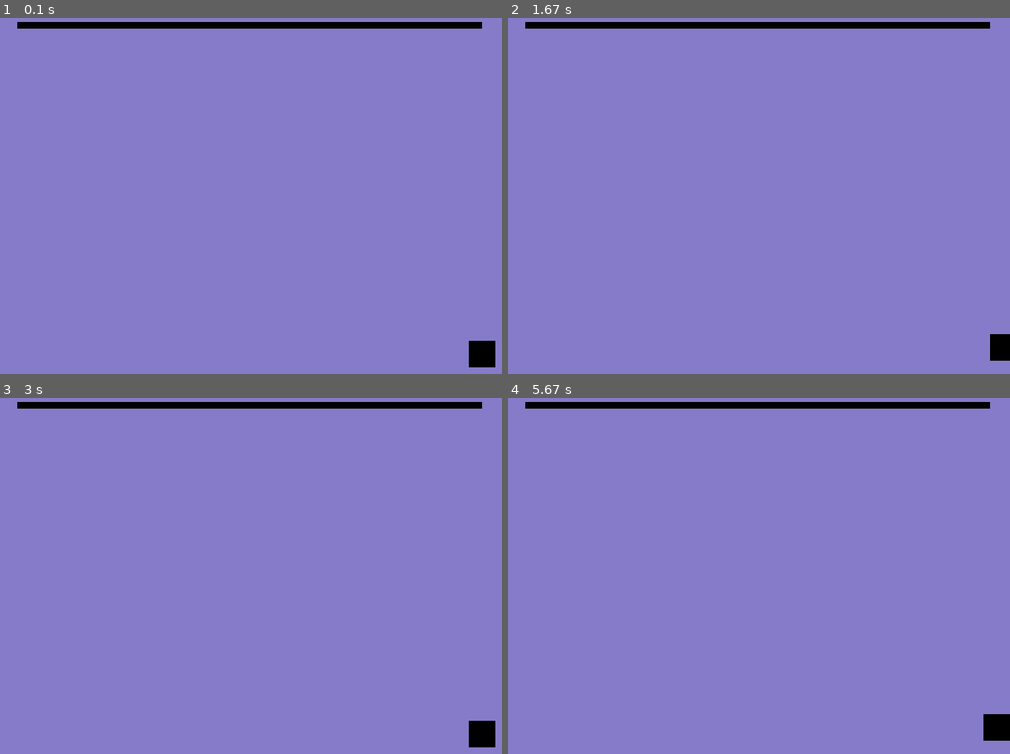
Above: before the commit, frames 1-4 (two rows, left to right).
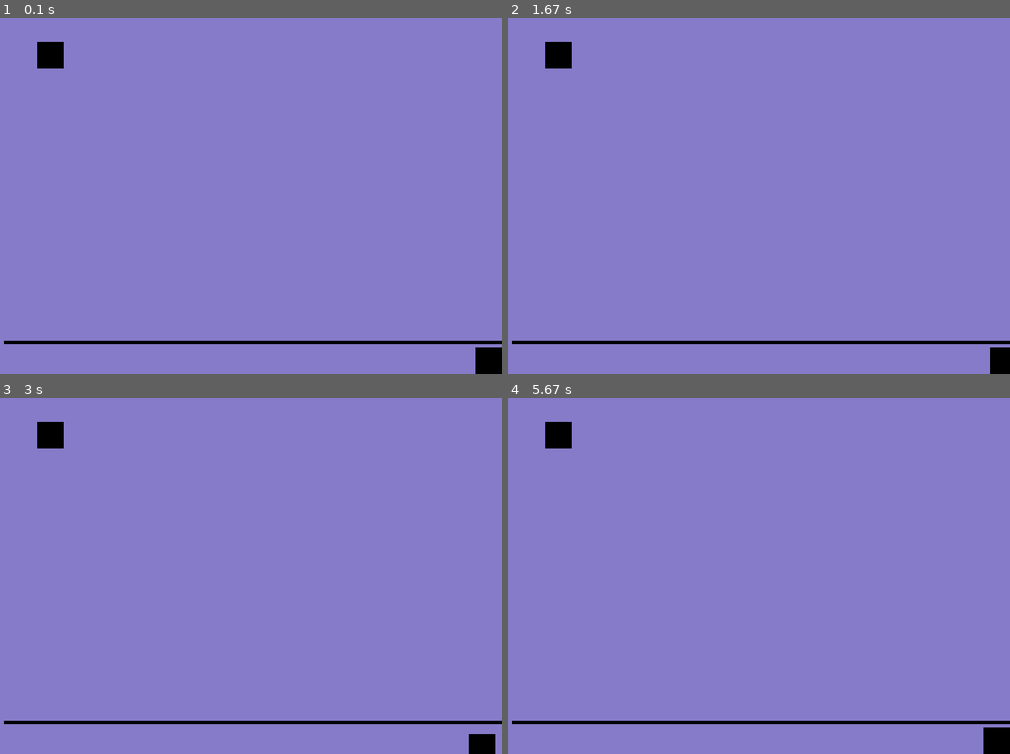
Above: after the commit, the same moments.

Repository: lachlanin4/CapstoneProject3-maze
Game: pygame game, started from MazeGame/gameEngine.py
Two runs of this game, one before a commit and one after it. Both use one fixed random seed, a clock stepped at 60 frames per second and the inputs below.
Inputs:
- Up to frame 1 (0.1 s): no input
- Up to frame 2 (1.67 s): hold Right 0.33-0.8 s; hold Up 0.83-1.13 s; hold Right 1.17-1.63 s
- Up to frame 3 (3 s): hold Left 1.67-2.2 s; hold Down 2.23-2.53 s; hold Left 2.57-2.97 s
- Up to frame 4 (5.67 s): hold Up 3-3.37 s; hold Right 3.4-4.03 s; hold Down 4.07-4.43 s; hold Left 4.47-4.93 s; hold Right 4.97-5.43 s; hold Up from 5.47 s (still down)

The runs differ from the first frame. In frame 1, 3.3% of the frame differs, in the area x 0-100%, y 1-100%; in frame 2, 3.3%; in frame 3, 3.2%; in frame 4, 3.3%.

Commit message:
Added an exit

Diff:
--- a/MazeGame/gameEngine.py
+++ b/MazeGame/gameEngine.py
@@ -16,7 +16,7 @@
     QUIT,
 )
 
-from gameEntity import Game_Entity, Player, Wall,Exit, all_entities_group, walls_group
+from gameEntity import Game_Entity, Player, Wall,Exit, all_entities_group, walls_group,Maze,exit_group
 
 class Game_Engine:
     pass
@@ -29,8 +29,8 @@
 screen=pygame.display.set_mode((SCREEN_WIDTH,SCREEN_HEIGHT))
 screen.fill((133,123,200)) #Fill the screen first because it will fill over everything else
 
-PLAYER_X =750
-PLAYER_Y=550
+PLAYER_X =760
+PLAYER_Y=560
 PLAYER_HEIGHT = 40
 PLAYER_WIDTH= 40
 
@@ -55,9 +55,9 @@
 
     screen.fill((133,123,200))
     player.draw_player()
-    #pygame.draw.rect(screen,PINK,(PLAYER_X,PLAYER_Y,PLAYER_WIDTH,PLAYER_HEIGHT))
-    #pygame.draw.rect(screen,PINK,(70,70,80,10))
-    Wall(70,70,700,10).add_wall() #Need to put this into maze class somehow
+    Exit().add_exit()
+    Maze(SCREEN_WIDTH,SCREEN_HEIGHT).add_maze1()
+    #Wall(70,70,700,10).add_wall() #Need to put this into maze class somehow
     #Game_Entity.draw_entities()
     #Keep player on screen
     # if Player(PLAYER_X,PLAYER_Y,40,40).draw_player().left < 0: #get this working with the stuff we've got now
@@ -70,7 +70,11 @@
     #     player.rect.bottom = SCREEN_HEIGHT
     pygame.display.update()
     if pygame.sprite.spritecollideany(player,walls_group): #After moving checks if player and walls have collided and if so ends games
-        print("You have lost")
+        print("You hit a wall! You have lost")
         player.kill()
         print("RIP")
-        running=False
+        #running=False
+        player.y=560
+        player.x=760
+    if pygame.sprite.spritecollideany(player,exit_group):
+        print("You have won!")
--- a/MazeGame/gameEntity.py
+++ b/MazeGame/gameEntity.py
@@ -87,11 +87,28 @@
 
     #Add methods to add vertical walls and horizontal walls
 
-
+exit_group = pygame.sprite.Group()
 class Exit(Game_Entity):
      #Tell player they have won
      #Add method to tell player they have won - when their sprites collide player has won
-     pass
+    def __init__(self):
+        super().__init__()
+        self.x = 100
+        self.y=100
+        self.width=40
+        self.height=40
+        self.surf = pygame.Surface((self.width,self.height))
+        self.rect = self.surf.get_rect(topleft=(self.x,self.y))
+
+    def add_exit(self):
+        #self.rect=self.surf.get_rect(topleft=(self.x,self.y))
+        screen.blit(self.surf, self.rect)
+        exit_group.add(self)
+        Game_Entity.add_new_entity(self)
+
+
+
+
 
 class Maze(Wall):
     #considering putting some attributes here if they can be shared by all the instances/mazes
@@ -102,9 +119,14 @@
         self.height = height
         self.start_position = None
         self.exit_position = None #need to make exit sprite a rect
-        self.layout = None
+        self.layout = []
 
         #method to generate maze
+    def add_maze1(self):
+        Wall(50,550,750,5).add_wall()
+        #Wall()
+        pass
+
 
         #method to display maze
         #This will be lots of Wall(x,y,width,height).add_wall() instances
